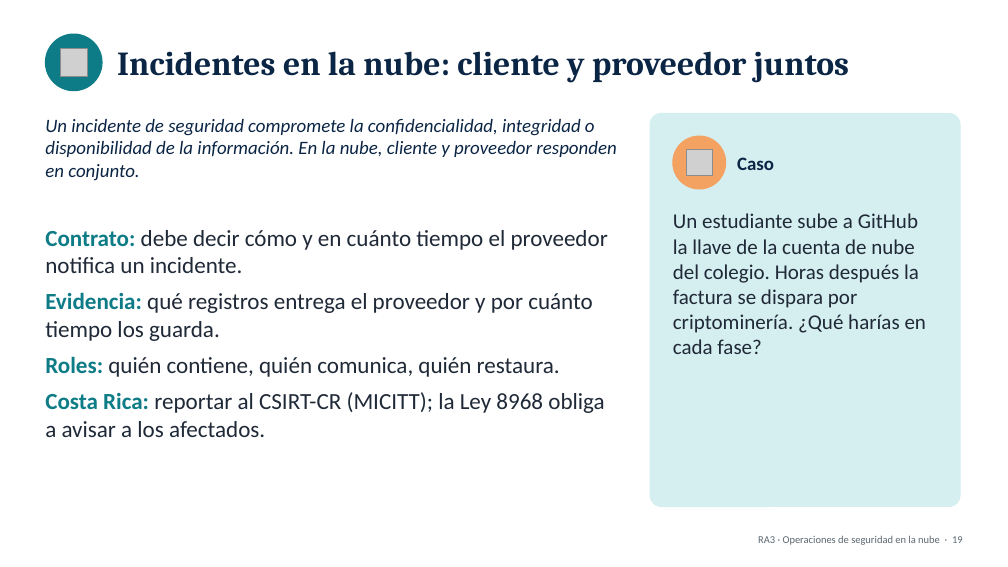
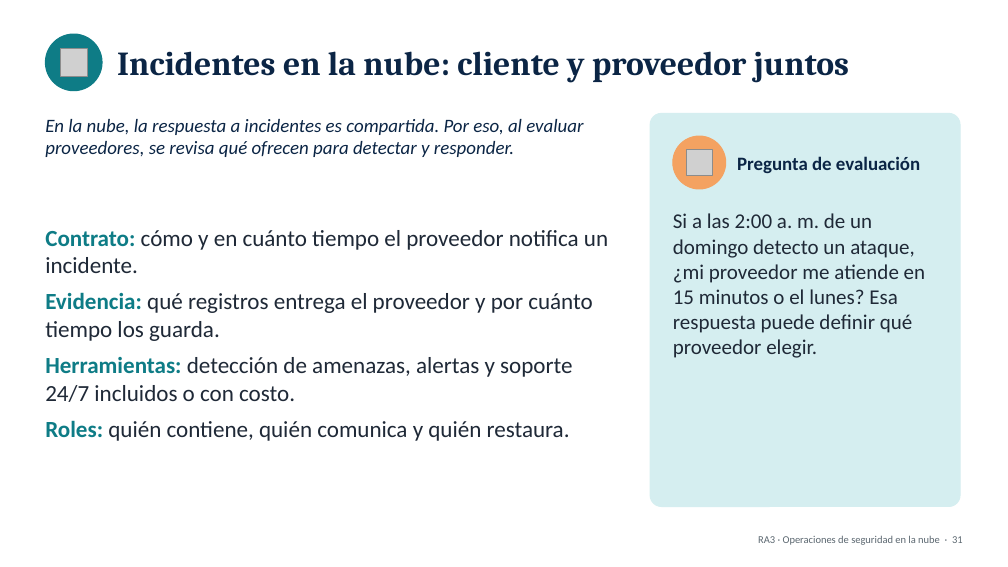
Before and after one commit to HrndzEricka/CABANA, a slide deck: slide 32 of 11-3/presentaciones/RA3_Operaciones_Seguridad_Nube.pptx (slide 20 before the commit). Drawn at 1008x567 pixels with LibreOffice and Linux fonts; fonts in the diff are those of the drawing; grey boxes stand for pictures. Boxes give left, top, right and bottom in pixels: in the first picture for what was removed or moved away, otherwise in the second. Text is boxed around its words. In the diff, an @@ line names an element or a change of style, - is before the commit and + after.

```diff
--- a/11-3/presentaciones/RA3_Operaciones_Seguridad_Nube.pptx
+++ b/11-3/presentaciones/RA3_Operaciones_Seguridad_Nube.pptx
@@ text at <box>45,119,583,157</box>: text changed @@
-Un incidente de seguridad compromete la confidencialidad, integridad o disponibilidad de la información. En la nube, cliente y proveedor responden en conjunto.
+En la nube, la respuesta a incidentes es compartida. Por eso, al evaluar proveedores, se revisa qué ofrecen para detectar y responder.
@@ text at <box>737,156,920,173</box>: text changed @@
-Caso
+Pregunta de evaluación
@@ text at <box>45,230,608,273</box>: text changed @@
-• Contrato: debe decir cómo y en cuánto tiempo el proveedor notifica un incidente.
+• Contrato: cómo y en cuánto tiempo el proveedor notifica un incidente.
@@ text at <box>673,213,925,358</box>: text changed @@
-Un estudiante sube a GitHub la llave de la cuenta de nube del colegio. Horas después la factura se dispara por criptominería. ¿Qué harías en cada fase?
+Si a las 2:00 a. m. de un domingo detecto un ataque, ¿mi proveedor me atiende en 15 minutos o el lunes? Esa respuesta puede definir qué proveedor elegir.
@@ text at <box>45,357,572,441</box>: text changed @@
-• Roles: quién contiene, quién comunica, quién restaura.
-• Costa Rica: reportar al CSIRT-CR (MICITT); la Ley 8968 obliga a avisar a los afectados.
+• Herramientas: detección de amenazas, alertas y soporte 24/7 incluidos o con costo.
+• Roles: quién contiene, quién comunica y quién restaura.
@@ text at <box>758,535,963,545</box>: text changed @@
-RA3 · Operaciones de seguridad en la nube · 19
+RA3 · Operaciones de seguridad en la nube · 31
```
Also in this commit, not shown: 17 other slides changed, 14 slides added, 2 slides removed, 4 other files.
